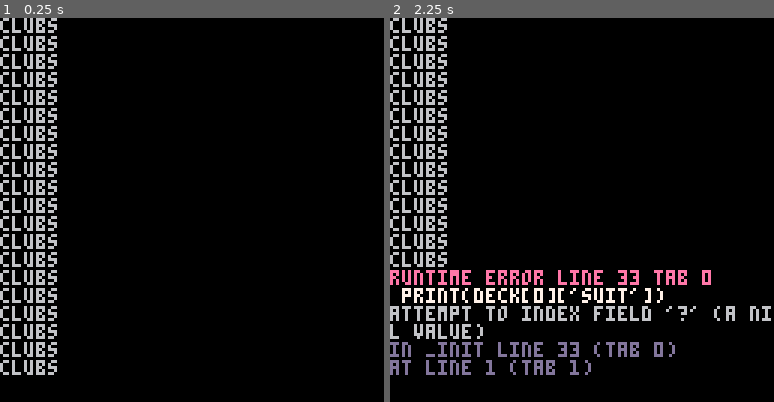
Above: before the commit, frames 1-2 (left to right).
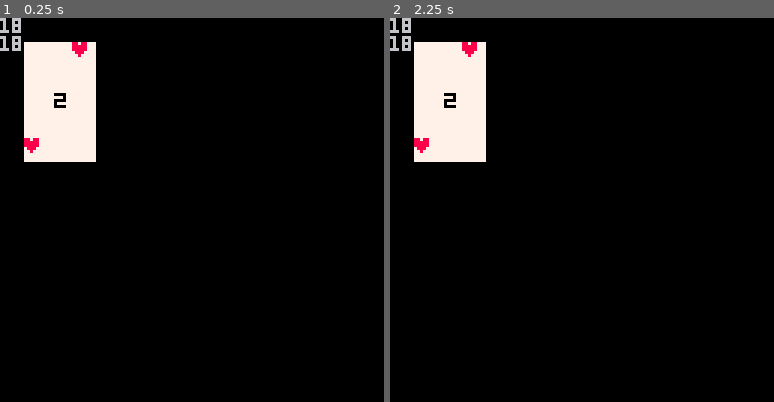
Above: after the commit, the same moments.

Repository: BertrandHustle/place_your_bets
Game: PICO-8 cartridge place_your_bets.p8
Two runs of this game, one before a commit and one after it. Both use one fixed random seed, a clock stepped at 60 frames per second and the inputs below.
Inputs:
- Up to frame 1 (0.25 s): no input
- Up to frame 2 (2.25 s): no input

The runs differ from the first frame. In frame 1, 10% of the frame differs, in the area x 0-25%, y 0-93%; in frame 2, 14%, in the area x 0-100%, y 0-93%.
Error before the commit: runtime error line 33 tab 0; print(deck[0]['suit']); attempt to index field '?' (a nil value)

Commit message:
card rendering working

Diff:
--- a/main.lua
+++ b/main.lua
@@ -1,38 +1,43 @@
 suits = {'clubs', 'diamonds', 'hearts', 'spades'}
-suit_mappings = {clubs=15, diamonds=16, hearts=17, spades=18}
+suit_mappings = {clubs=16, diamonds=17, hearts=18, spades=19}
 
 function create_deck()
 	deck = {}
 	for i=1, #suits do
-		for j=1, 52 do
+		for j=1, 13 do
 			add(deck, {suit=suits[i], val=j})
-			print(deck[j]['suit'])
 		end
 	end
 	return deck
 end
 
+--[[
+1,1  1,9   1,18
+9,1  9,9   9,18
+18,1 18,9 18,18
+--]]
+
 function draw_card()
   	local card = rnd(deck)
-  	local sprite_index = 0
-  	for row=1, 5 do
-    	for col=1, 3 do
-      		if (col == 1 and row == 1) or (col == 5 and row == 3) then
-        		sprite_index = card['suit']
+  	for col=1, 3 do
+    	for row=1, 5 do
+      		if (col == 3 and row == 1) or (col == 1 and row == 5) then
+        		sprite_index = suit_mappings[card.suit]
+				print(suit_mappings[card.suit])
 	  		elseif col == 2 and row == 3 then
-				sprite_index = card['val']
+				sprite_index = card.val
+			else
+				sprite_index = 0
 			end
-			spr(card.sprite_index, row, col)
+			spr(sprite_index, col*8, row*8)
 		end
 	end
 end
 
 function _init()
-	deck = create_deck()
-	card = draw_card()
-	print(deck[0]['suit'])
-	--print(card['suit'])
-	--print(card['val'])
+	cls()
+	create_deck()
+	draw_card()
 end
 function _update()
 	-- cls()
